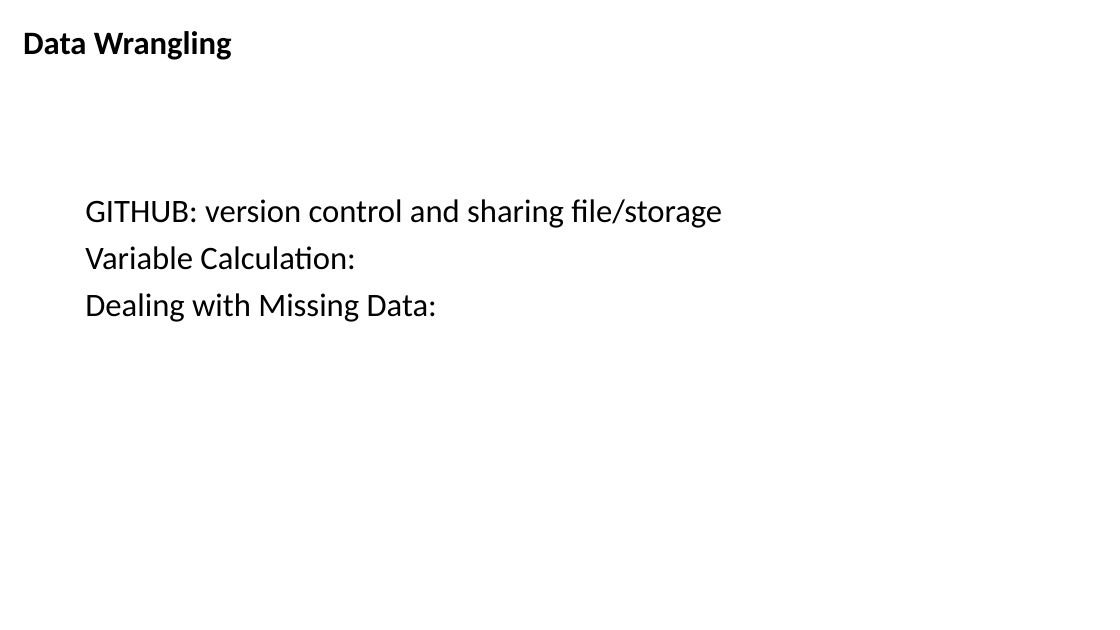
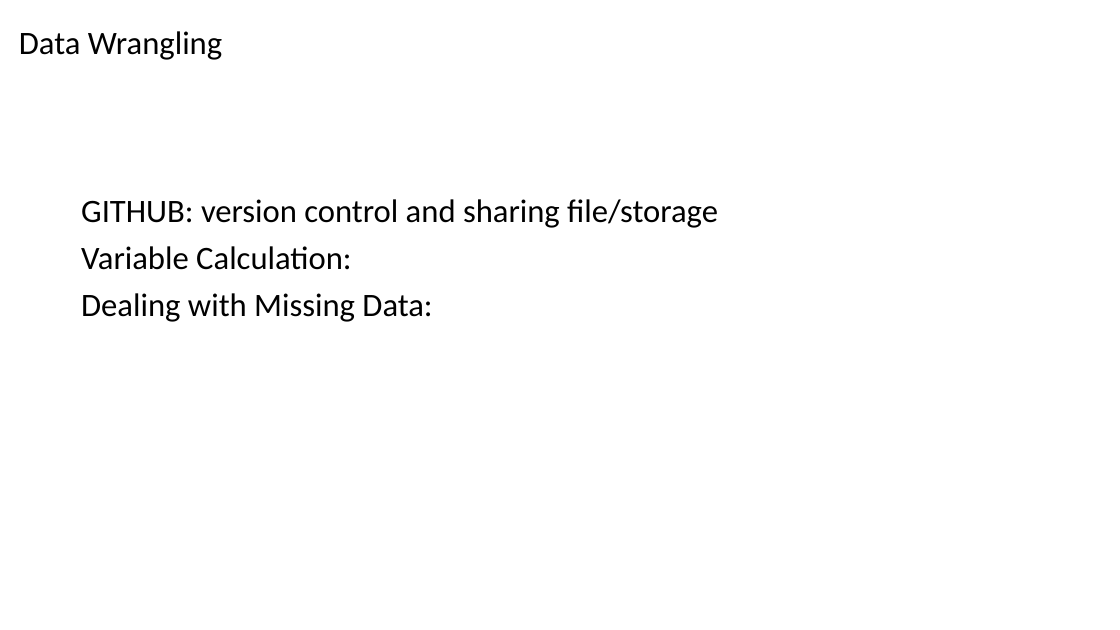
Before and after one commit to ShuyangLu/QBS181final, a slide deck: slide 6 of qbs 181 group.pptx. Drawn at 1120x630 pixels with LibreOffice and Linux fonts; fonts in the diff are those of the drawing. Boxes give left, top, right and bottom in pixels: in the first picture for what was removed or moved away, otherwise in the second. Text is boxed around its words. In the diff, an @@ line names an element or a change of style, - is before the commit and + after.

```diff
--- a/qbs 181 group.pptx
+++ b/qbs 181 group.pptx
@@ title "Data Wrangling" at <box>19,31,222,60</box>: bold off @@
@@ text "GITHUB: version control and sharing ...": place and size @@
-text "GITHUB: version control and sharing ..." at <box>85,199,722,322</box>
+text "GITHUB: version control and sharing ..." at <box>81,199,718,322</box>
```
Also in this commit, not shown: 9 other slides changed, 5 slides added.
